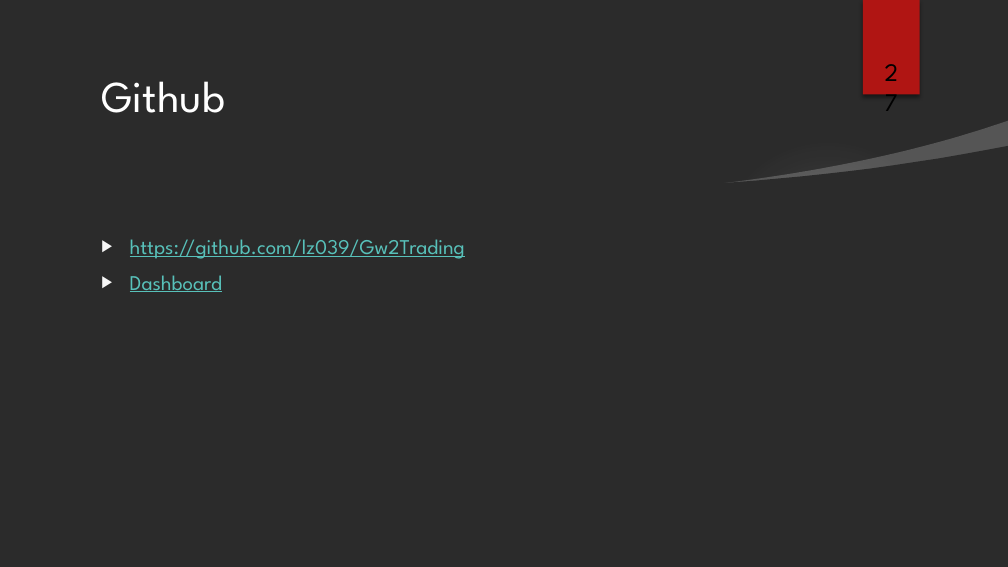
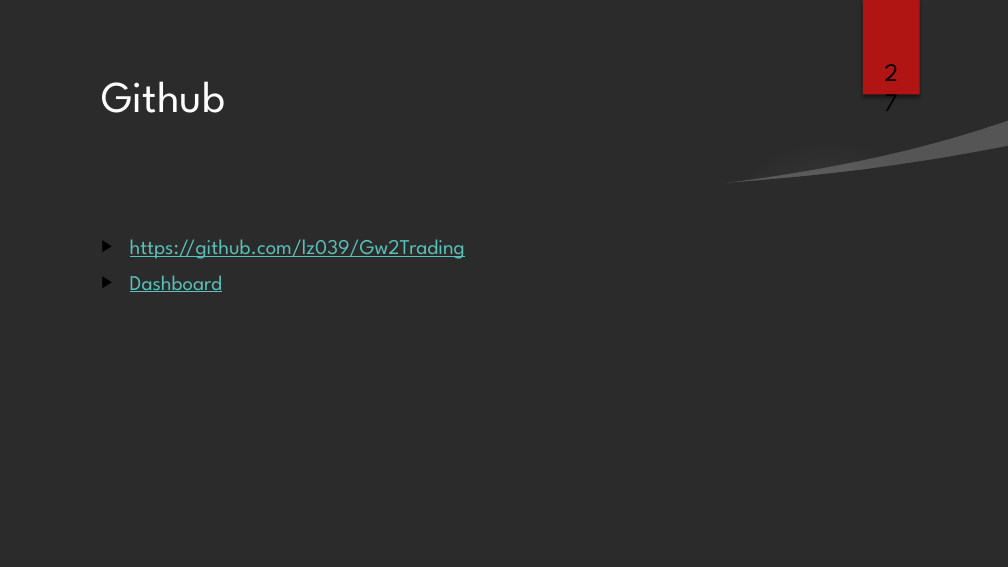
Before and after one commit to lz039/Gw2Trading, a slide deck: slide 27 of reports/presentation_custom_design.pptx. Drawn at 1008x567 pixels with LibreOffice and Linux fonts; fonts in the diff are those of the drawing; background and template pictures are left out; a plain dark background stands for a picture behind light text. Boxes give left, top, right and bottom in pixels: in the first picture for what was removed or moved away, otherwise in the second. Text is boxed around its words. In the diff, an @@ line names an element or a change of style, - is before the commit and + after.

```diff
--- a/reports/presentation_custom_design.pptx
+++ b/reports/presentation_custom_design.pptx
@@ text "https://github.com/lz039/Gw2Trading" at (130, 239, 465, 292): bullet colour #F7F7F7 to #000000 @@
```
Also in this commit, not shown: 17 other slides changed.
